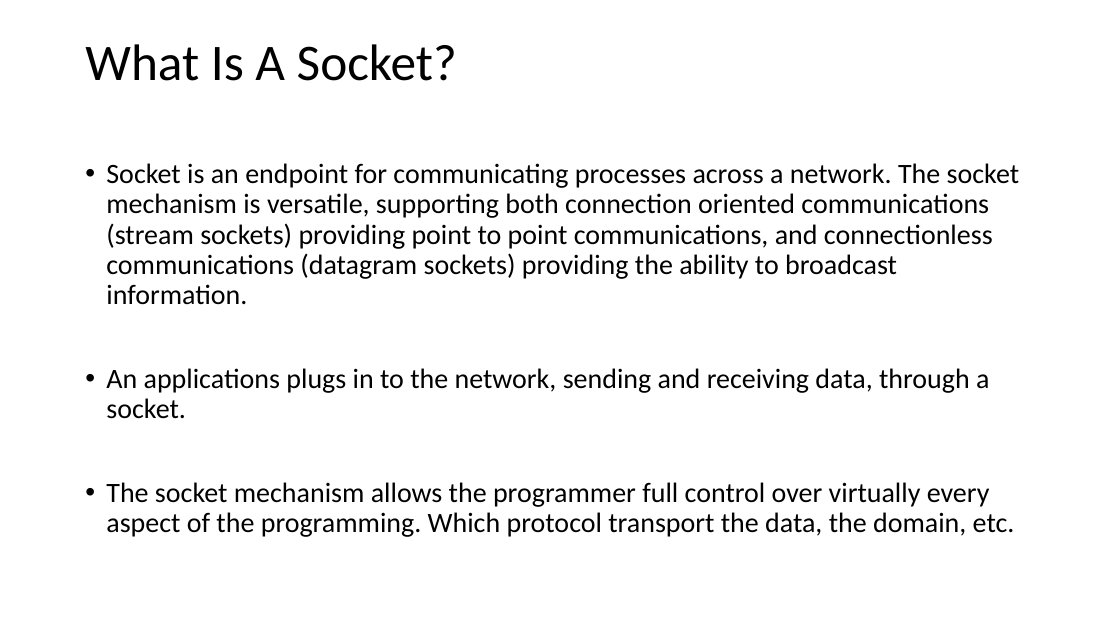
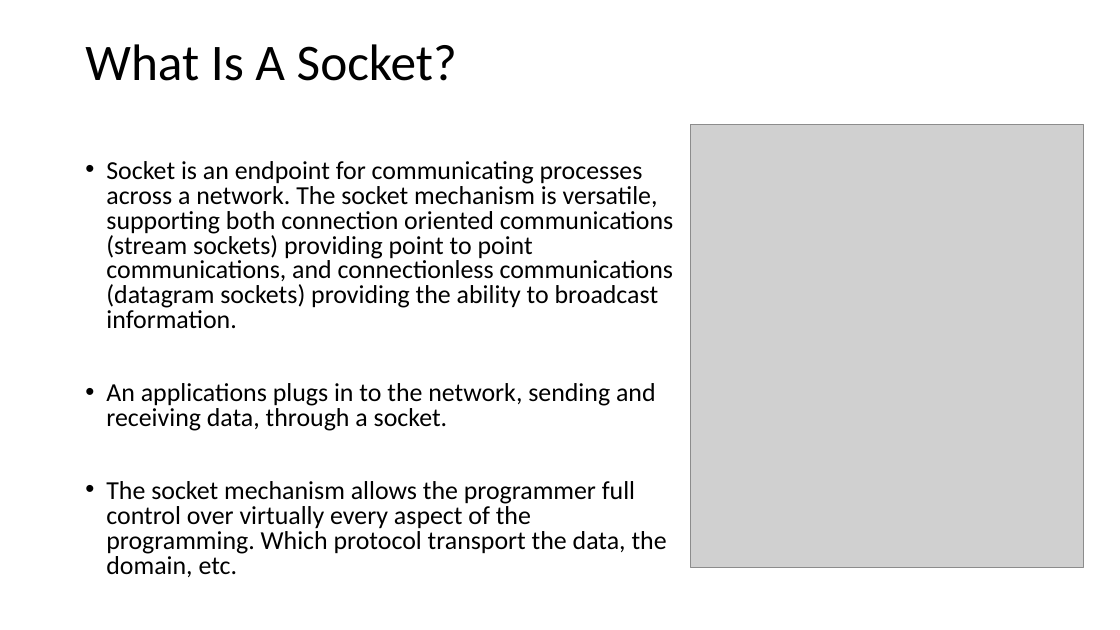
Before and after one commit to Spax04/PythonCourse, a slide deck: slide 2 of adv_new/Module 08 - Sockets.pptx. Drawn at 1120x630 pixels with LibreOffice and Linux fonts; fonts in the diff are those of the drawing; grey boxes stand for pictures. Boxes give left, top, right and bottom in pixels: in the first picture for what was removed or moved away, otherwise in the second. Text is boxed around its words. In the diff, an @@ line names an element or a change of style, - is before the commit and + after.

```diff
--- a/adv_new/Module 08 - Sockets.pptx
+++ b/adv_new/Module 08 - Sockets.pptx
@@ picture added at box(691, 124, 1084, 567) @@
@@ text "Socket is an endpoint for ..." at box(106, 161, 674, 577): size 24 to 22.2 pt; line spacing 0.9 to 0.8 @@
```
Also in this commit, not shown: 10 other slides changed, 16 other files.
